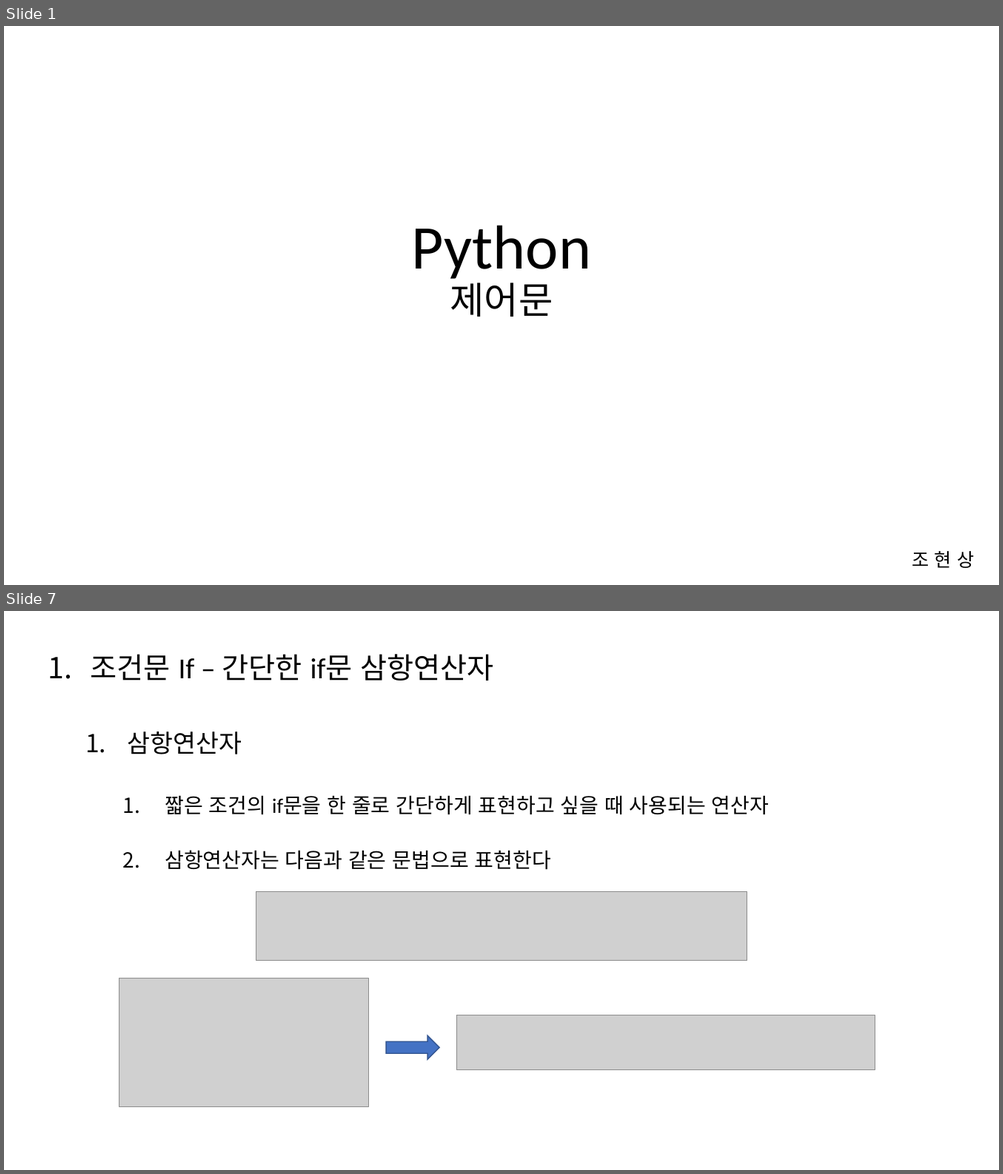
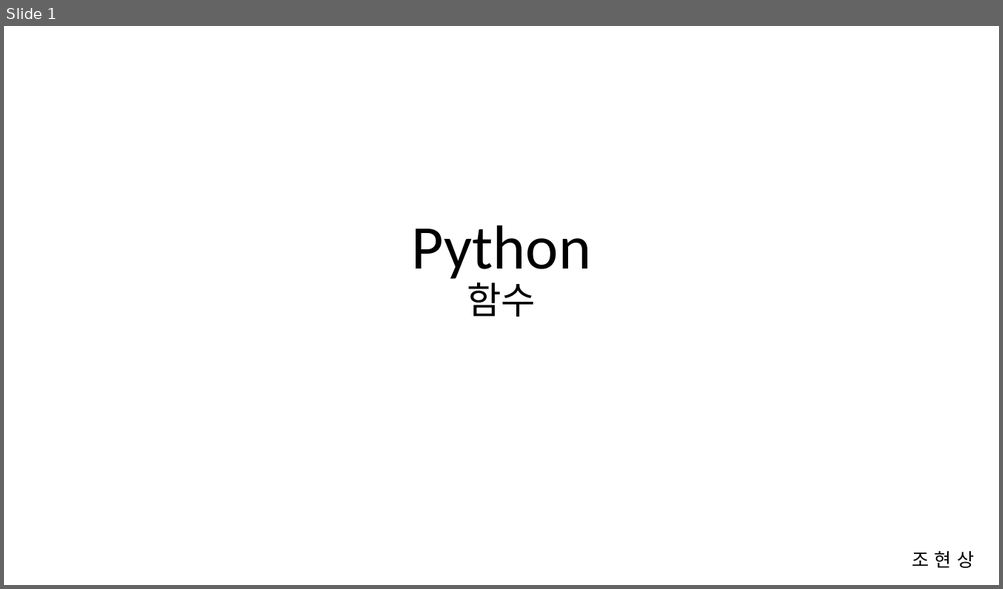
Before and after one commit to Cho-Hyeon-Sang/python, a slide deck: 3_Function/python_함수.pptx. Shown one above the other, each under a label of ours: slides 1 and 7 before the commit, slide 1 after it; the slides between them are not shown. The pictures are 1003x1174 and 1003x589 pixels, drawn with LibreOffice and Linux fonts; fonts in the diff are those of the drawing; grey boxes stand for pictures. Boxes give left, top, right and bottom in pixels: in the first picture for what was removed or moved away, otherwise in the second. Text is boxed around its words. In the diff, an @@ line names an element or a change of style, - is before the commit and + after.

Commit message:
Feat : 함수 ppt 추가

```diff
--- a/3_Function/python_함수.pptx
+++ b/3_Function/python_함수.pptx
@@ slide 7 removed at [4,611,999,1170], background #FFFFFF @@
@@ text removed at [91,654,768,870] @@
-1. 조건문 If – 간단한 if문 삼항연산자
-  1. 삼항연산자
-    1. 짧은 조건의 if문을 한 줄로 간단하게 표현하고 싶을 때 사용되는 연산자
-    2. 삼항연산자는 다음과 같은 문법으로 표현한다
@@ picture removed at [256,891,746,961] @@
@@ picture removed at [119,979,369,1107] @@
@@ picture removed at [457,1015,876,1071] @@
@@ right arrow removed at [386,1037,440,1060] @@
@@ slide 1 changed as well @@
@@ title at [411,225,591,317]: text changed @@
-Python
-제어문
+Python
+함수
```
Also in this commit, not shown: 7 slides added, 12 other slides removed, 1 other file.
